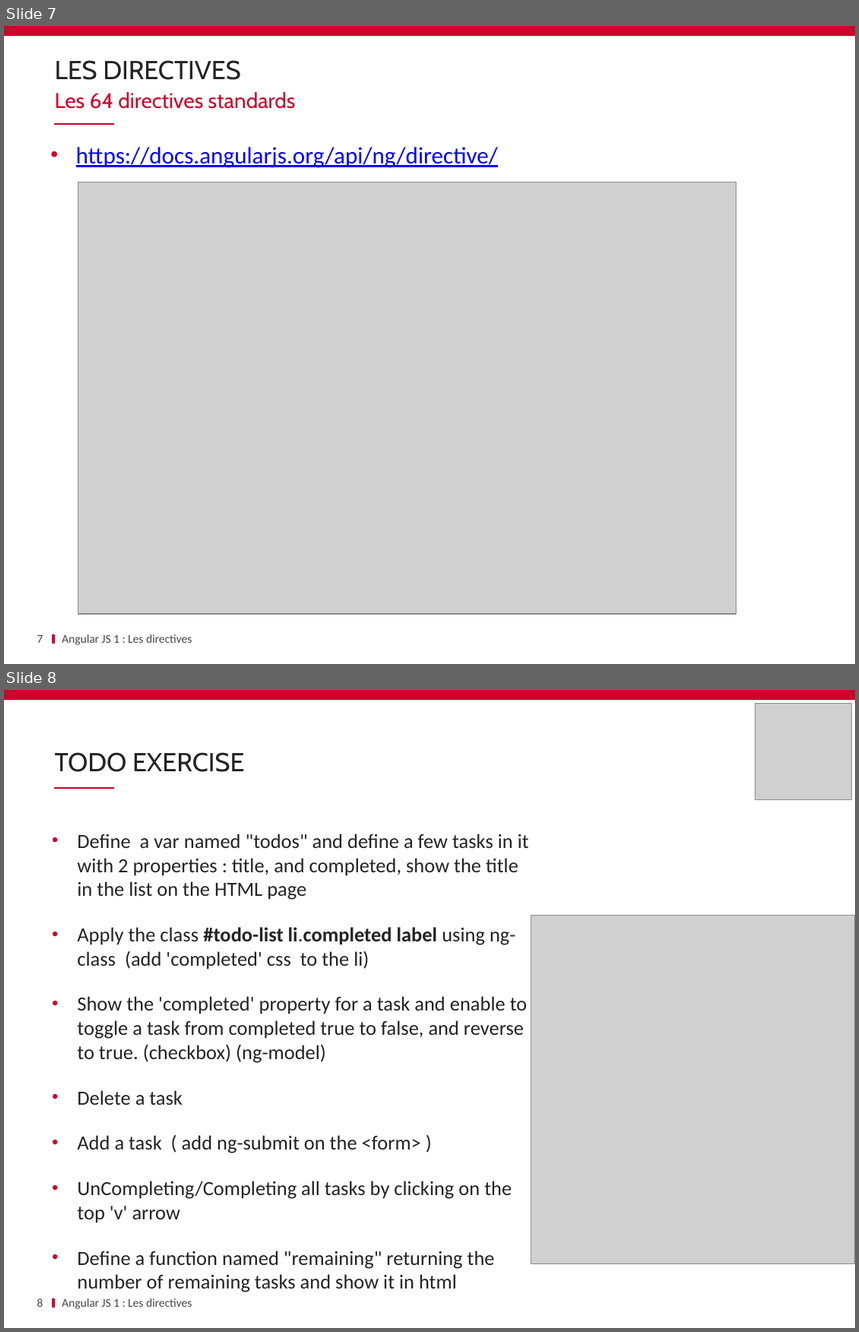
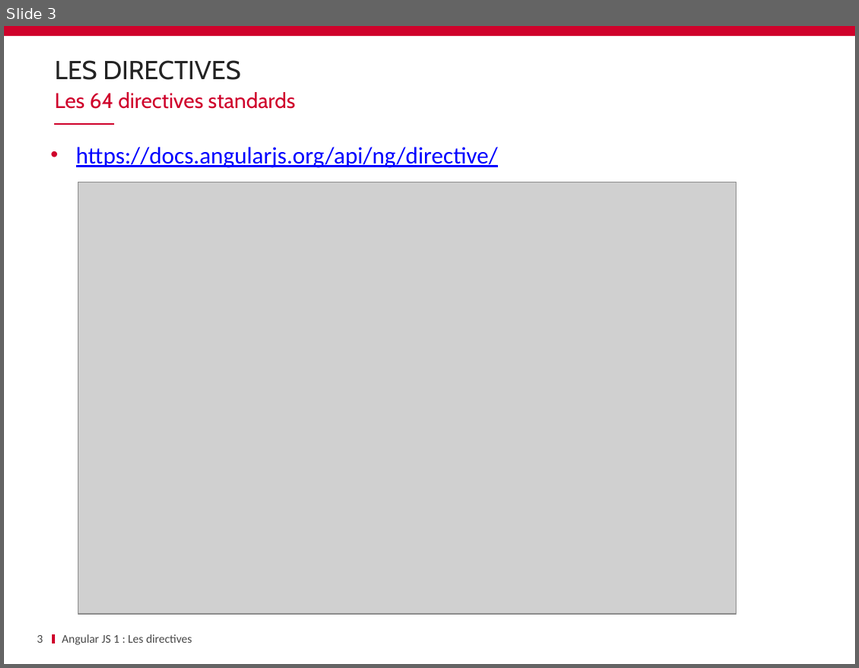
Before and after one commit to ycintre/formation-angularjs, a slide deck: 04 Built-in directives/Built-in directives.pptx. Shown one above the other, each under a label of ours: slides 7 and 8 before the commit, slide 3 after it. The pictures are 859x1332 and 859x668 pixels, drawn with LibreOffice and Linux fonts; fonts in the diff are those of the drawing; grey boxes stand for pictures; background and template pictures are left out. Boxes give left, top, right and bottom in pixels: in the first picture for what was removed or moved away, otherwise in the second. Text is boxed around its words. In the diff, an @@ line names an element or a change of style, - is before the commit and + after.

Commit message:
improve built-in directives

```diff
--- a/04 Built-in directives/Built-in directives.pptx
+++ b/04 Built-in directives/Built-in directives.pptx
@@ slide 8 removed at (4, 690, 855, 1328), background #FFFFFF; not listed: 3 template elements that a slide beside it also shows @@
@@ picture removed at (756, 704, 852, 799) @@
@@ title removed at (55, 752, 245, 772) @@
-TODO EXERCISE
@@ text removed at (77, 834, 529, 1269) @@
-• Define a var named "todos" and define a few tasks in it with 2 properties : title, and completed, show the title in the list on the HTML page
-• Apply the class #todo-list li.completed label using ng-class (add 'completed' css to the li)
-• Show the 'completed' property for a task and enable to toggle a task from completed true to false, and reverse to true. (checkbox) (ng-model)
-• Delete a task
-• Add a task ( add ng-submit on the <form> )
-• UnCompleting/Completing all tasks by clicking on the top 'v' arrow
-• Define a function named "remaining" returning the number of remaining tasks and show it in html
@@ picture removed at (531, 916, 855, 1265) @@
@@ page number removed at (37, 1299, 43, 1307) @@
-8
@@ text removed at (62, 1299, 192, 1309) @@
-Angular JS 1 : Les directives
@@ what was slide 7 is now slide 3 @@
@@ page number at (37, 636, 43, 643): text changed @@
-7
+3
```
Also in this commit, not shown: 4 slides changed, 1 other slide removed.
